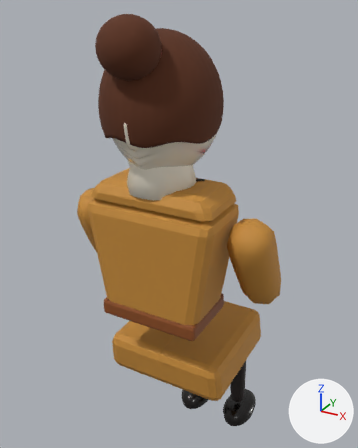
Before and after pictures for a commit that changed the glTF model public/models/mascara_turista.glb.
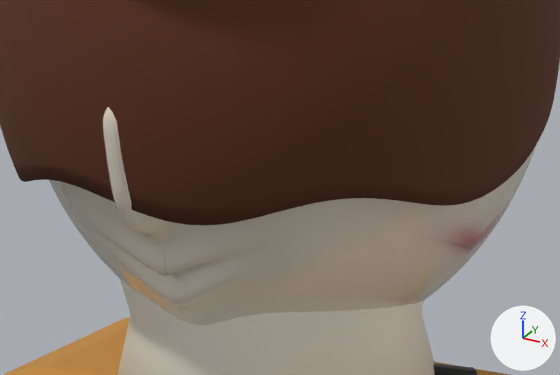
There are two pictures of each version: one whole from a 50 mm lens placed at (0.663, -1.112, 1.595), pointed at (-0.064, 0.209, 0.935), one close up on the part from 28% to 62% of the width and 22% to 40% of the height. The lights are fixed; the arrows at lower right show +X, +Y and +Z. The older version's two pictures come first. Where no turn or scale is listed for an object, it has been applied to the vertices. Vertices at exactly the same position are counted once.

The scene before the commit, as lines of its bpy script (objects in view):
```python
me_gola_003 = bpy.data.meshes.new('gola.003')
me_gola_003.from_pydata(...)  # 240 vertices, 480 faces; spans x -0.1..0.1, y -0.1..0.1, z -0.002..0.122
me_gola_003.materials.append(mat_turista_camisa)  # pale yellow #f2ebd9
me_mascara_001 = bpy.data.meshes.new('mascara.001')
me_mascara_001.from_pydata(...)  # 27458 vertices, 54912 faces; spans x -0.15..0.15, y -0.169..0.193, z -0.188..0.18
me_mascara_001.materials.append(mat_porcelana_turista)  # picture img_rosto_turista
me_ombros_003 = bpy.data.meshes.new('ombros.003')
me_ombros_003.from_pydata(...)  # 56 vertices, 108 faces; spans x -0.188..0.188, y -0.101..0.101, z 1.1..1.16
me_ombros_003.materials.append(mat_turista_vestido)  # orange #c78c38
ob_gola = bpy.data.objects.new('gola', me_gola_003)
ob_gola.location = (0.0, -0.005, 1.14)
ob_mascara = bpy.data.objects.new('mascara', me_mascara_001)
ob_mascara.location = (0.0, 0.0, 1.36)
ob_ombros = bpy.data.objects.new('ombros', me_ombros_003)
ob_ombros.location = (0.0, 0.0, 0.0)
# also in view: 'cabelo' at (0.0, -0.012, 1.418)
```
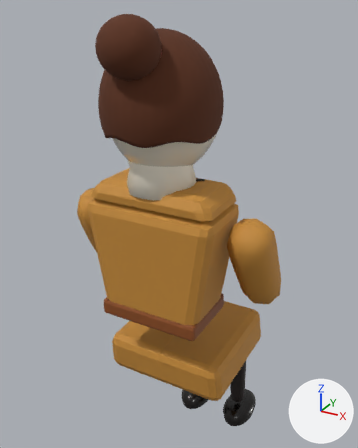
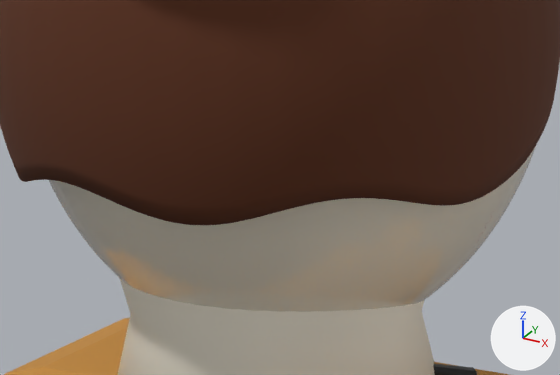
What differs and where, as boxes (x1, y1, x2, y2) in the close-ups (560 x 375 px; the box of a moved part takes in the faces that stretch with it):
'mascara', reshaped: before (49, 107, 537, 325); after (49, 144, 537, 312)
part 1 of me_mascara_001, moved or reshaped: before (52, 107, 307, 325); after (54, 180, 307, 311)
part 2 of me_mascara_001, surface changed: before (103, 107, 503, 325); after (106, 201, 503, 311)

Patch to the scene script:
```diff
--- a/public/models/mascara_turista.glb.py
+++ b/public/models/mascara_turista.glb.py
@@ me_mascara_001 @@
 # used by ob_mascara; location = (0.0, 0.0, 1.36)
-me_mascara_001.from_pydata(...)  # 27458 vertices, 54912 faces; spans x -0.15..0.15, y -0.169..0.193, z -0.188..0.18
+me_mascara_001.from_pydata(...)  # 27458 vertices, 54912 faces; spans x -0.15..0.15, y -0.148..0.193, z -0.182..0.18
+# me_mascara_001 part 1: 5443 of 27458 vertices moved; they spanned x -0.115..0.115, y -0.169..0.066, z -0.188..0.076 and now span x -0.114..0.114, y -0.148..0.066, z -0.182..0.076; mean shift (0.0, 0.001, 0.003); largest move (0.0, -0.163, -0.058) -> (0.0, -0.142, -0.05)
+# me_mascara_001 part 2: 54910 kept faces spanning x -0.15..0.15, y -0.148..0.193, z -0.182..0.18 get new texture (UV) coordinates
 me_mascara_001.materials.append(mat_porcelana_turista)
```
